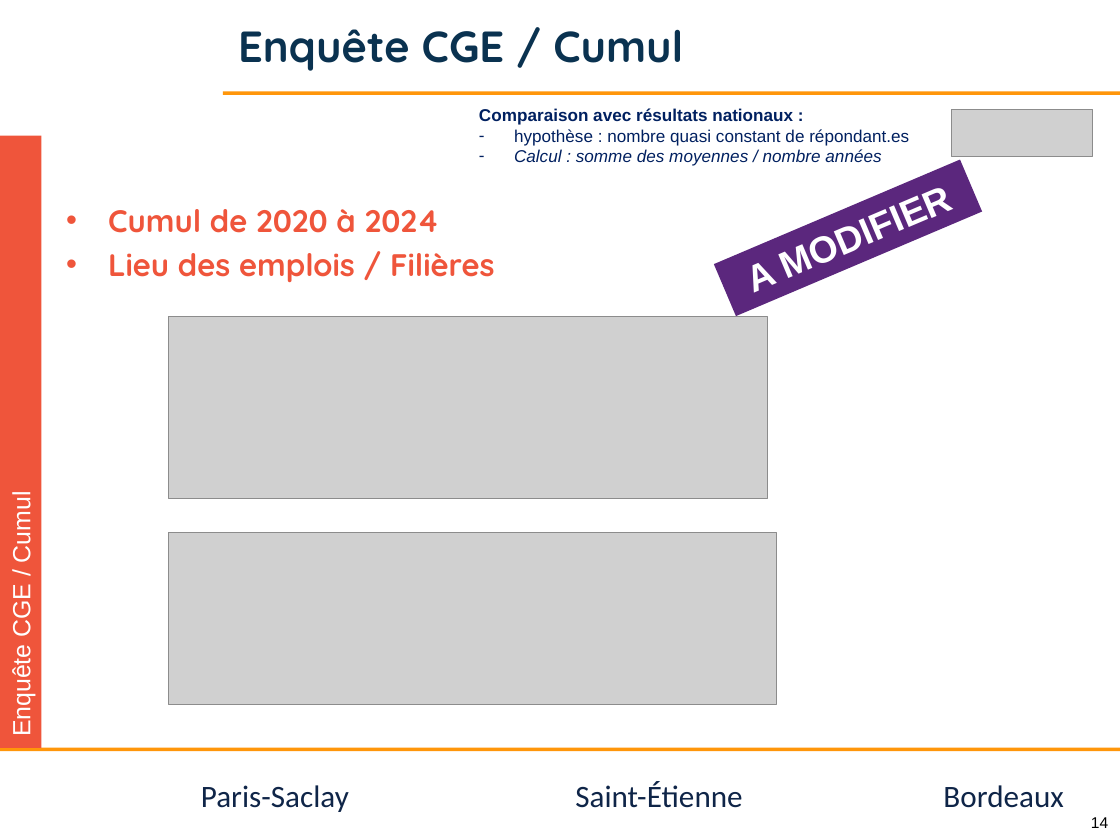
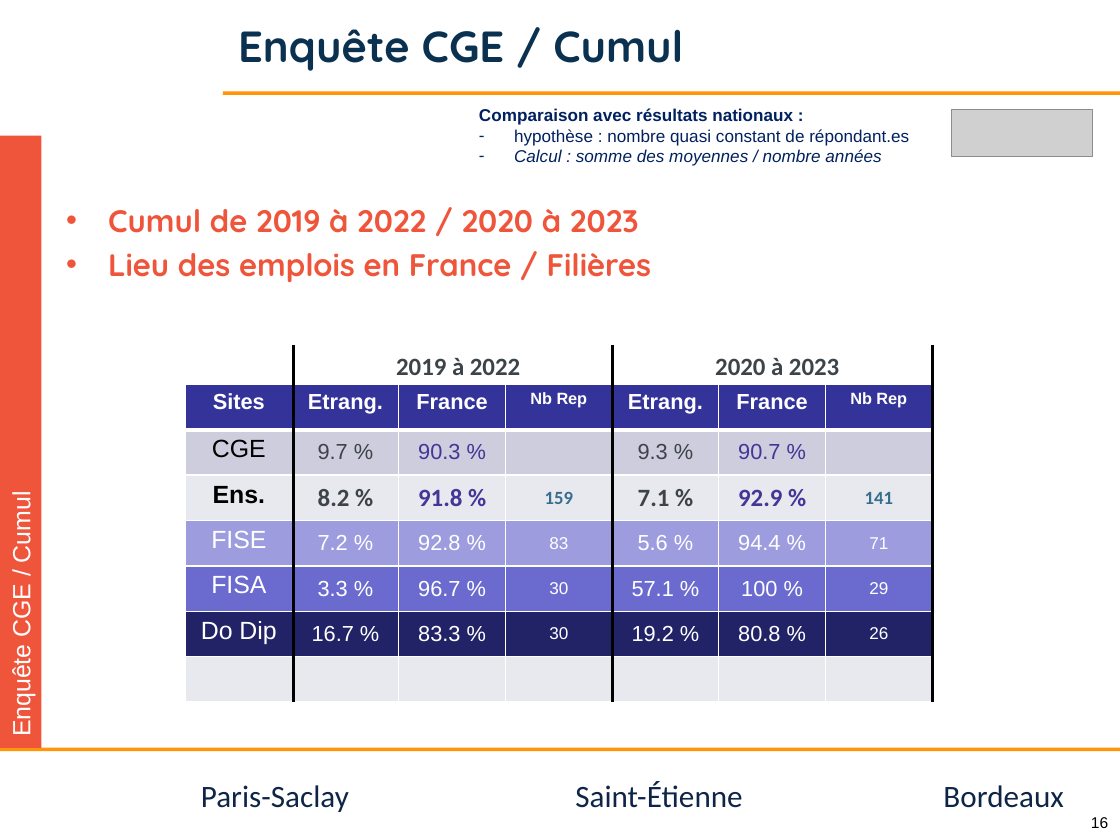
Before and after one commit to jvillemejane/jvillemejane, a slide deck: slide 16 of Presentations/2024_COPERF_CGE.pptx (slide 14 before the commit). Drawn at 1120x840 pixels with LibreOffice and Linux fonts; fonts in the diff are those of the drawing; grey boxes stand for pictures; background and template pictures are left out. Boxes give left, top, right and bottom in pixels: in the first picture for what was removed or moved away, otherwise in the second. Text is boxed around its words. In the diff, an @@ line names an element or a change of style, - is before the commit and + after.

```diff
--- a/Presentations/2024_COPERF_CGE.pptx
+++ b/Presentations/2024_COPERF_CGE.pptx
@@ rectangle removed at [714,159,983,316] @@
-A MODIFIER
@@ text at [108,209,652,282]: text changed @@
-• Cumul de 2020 à 2024
-• Lieu des emplois / Filières
+• Cumul de 2019 à 2022 / 2020 à 2023
+• Lieu des emplois en France / Filières
@@ picture removed at [169,316,767,498] @@
@@ line added from (293, 345) to (293, 702), #000000 2 pt @@
@@ text added at [396,358,520,375], 16 pt, text #3D4449, bold @@
+2019 à 2022
@@ line added from (613, 345) to (613, 702), #000000 2 pt @@
@@ text added at [715,358,839,375], 16 pt, text #3D4449, bold @@
+2020 à 2023
@@ line added from (932, 345) to (932, 702), #000000 2 pt @@
@@ table added at [186,384,931,702], 7 rows, 7 columns @@
+Sites | Etrang. | France | Nb Rep | Etrang. | France | Nb Rep
+CGE | 9.7 % | 90.3 % |  | 9.3 % | 90.7 % | 
+Ens. | 8.2 % | 91.8 % | 159 | 7.1 % | 92.9 % | 141
+FISE | 7.2 % | 92.8 % | 83 | 5.6 % | 94.4 % | 71
+FISA | 3.3 % | 96.7 % | 30 | 57.1 % | 100 % | 29
+Do Dip | 16.7 % | 83.3 % | 30 | 19.2 % | 80.8 % | 26
+ |  |  |  |  |  | 
@@ picture removed at [169,533,777,704] @@
@@ page number at [1091,817,1108,828]: text changed @@
-14
+16
```
Also in this commit, not shown: 4 other slides changed, 2 slides added, 1 other file.
